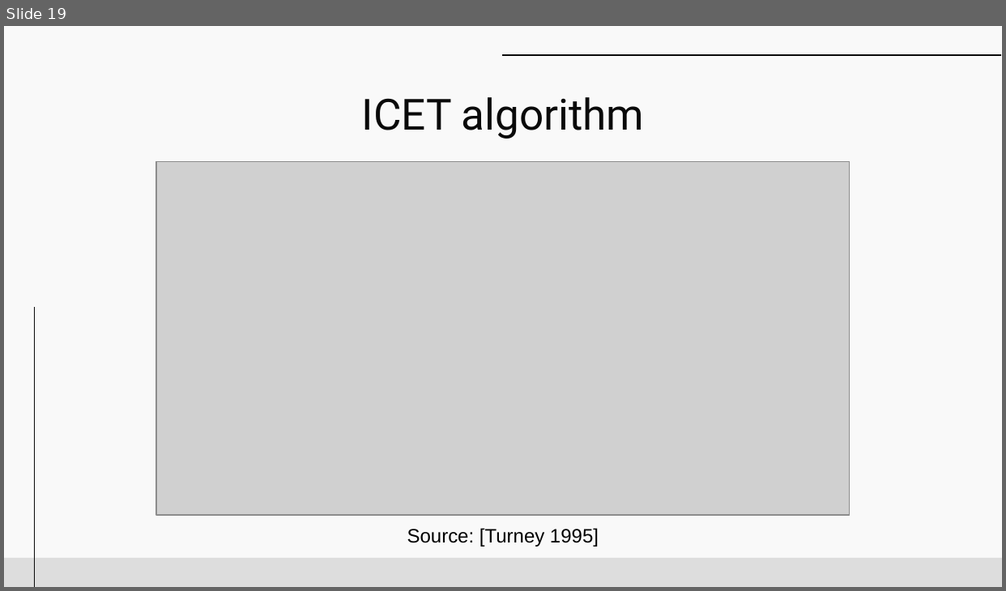
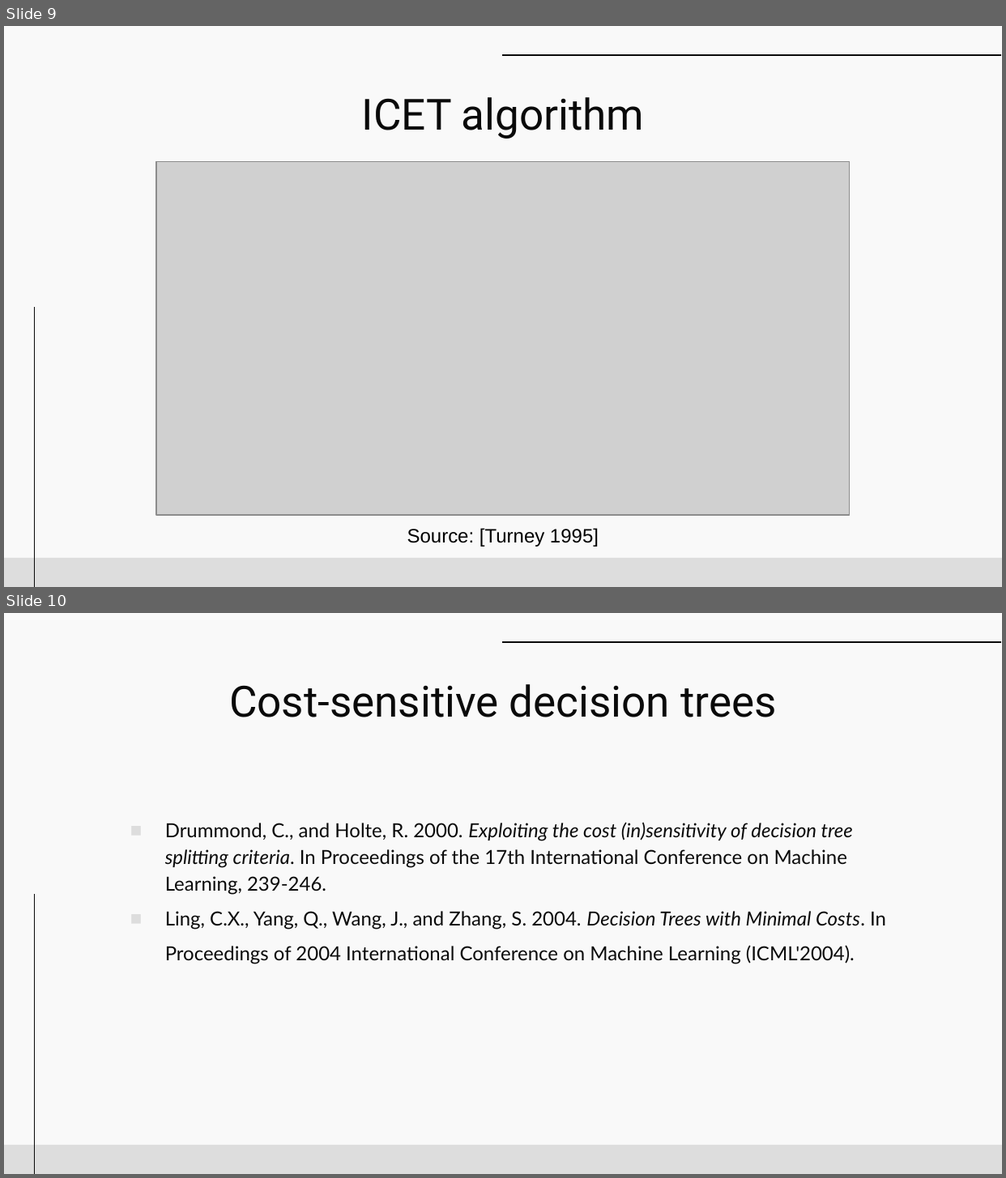
Before and after one commit to KasiaMacioszek/DataMining, a slide deck: presentation/pres.pptx. Shown one above the other, each under a label of ours: slide 19 before the commit, slides 9 and 10 after it. The pictures are 1006x591 and 1006x1178 pixels, drawn with LibreOffice and Linux fonts; fonts in the diff are those of the drawing; grey boxes stand for pictures. Boxes give left, top, right and bottom in pixels: in the first picture for what was removed or moved away, otherwise in the second. Text is boxed around its words. In the diff, an @@ line names an element or a change of style, - is before the commit and + after.

```diff
--- a/presentation/pres.pptx
+++ b/presentation/pres.pptx
@@ slide 10 added at [4, 613, 1002, 1174], background #F9F9F9; not listed: 3 template elements that a slide beside it also shows @@
@@ title added at [229, 684, 776, 717], 31 pt, text #0A0A0A @@
+Cost-sensitive decision trees
@@ text added at [165, 822, 886, 965], 14 pt, text #0A0A0A @@
+■ Drummond, C., and Holte, R. 2000. Exploiting the cost (in)sensitivity of decision tree splitting criteria. In Proceedings of the 17th International Conference on Machine Learning, 239-246.
+■ Ling, C.X., Yang, Q., Wang, J., and Zhang, S. 2004. Decision Trees with Minimal Costs. In Proceedings of 2004 International Conference on Machine Learning (ICML'2004).
@@ what was slide 19 is now slide 9 @@
```
Also in this commit, not shown: 1 slide changed, 3 other slides added.
